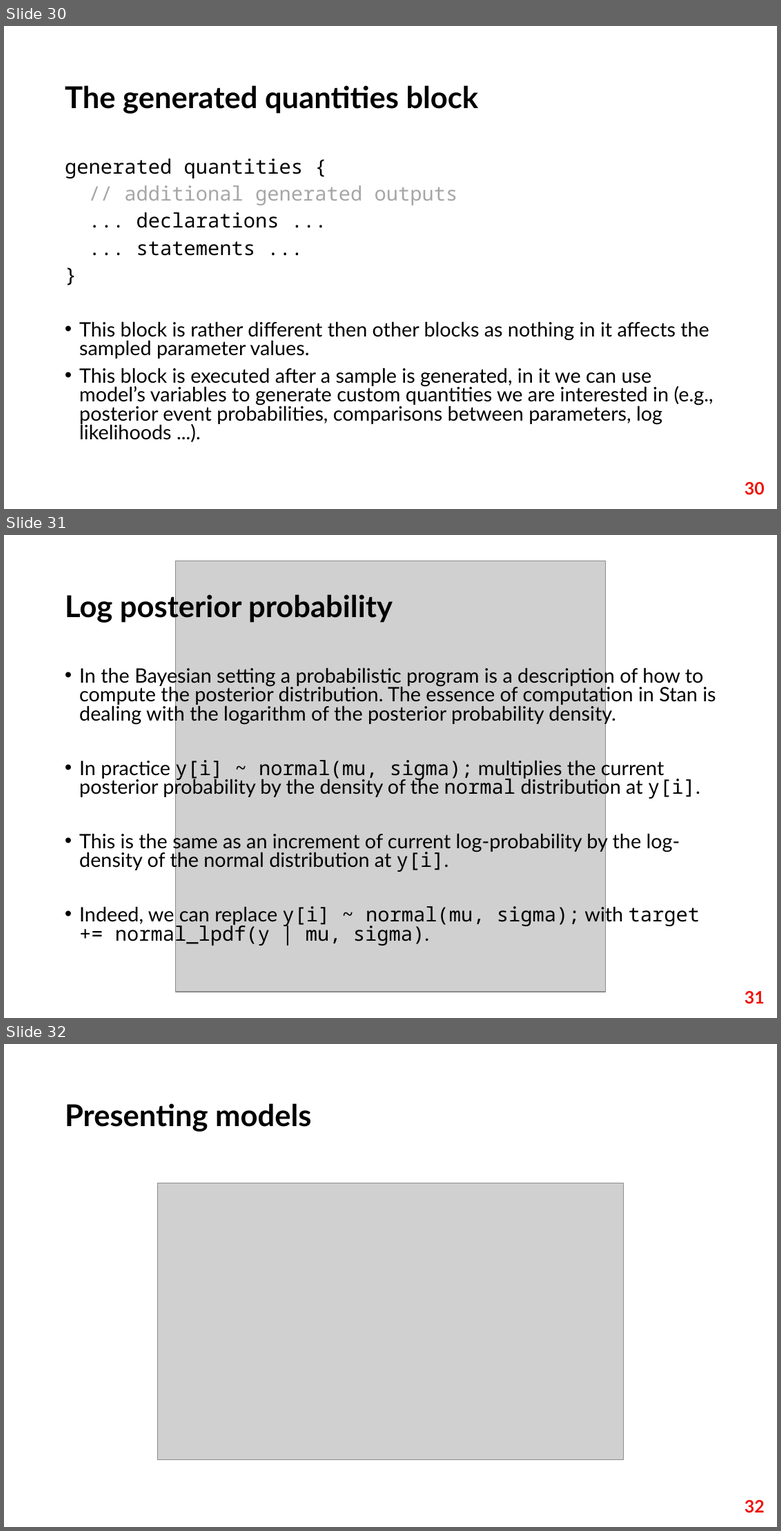
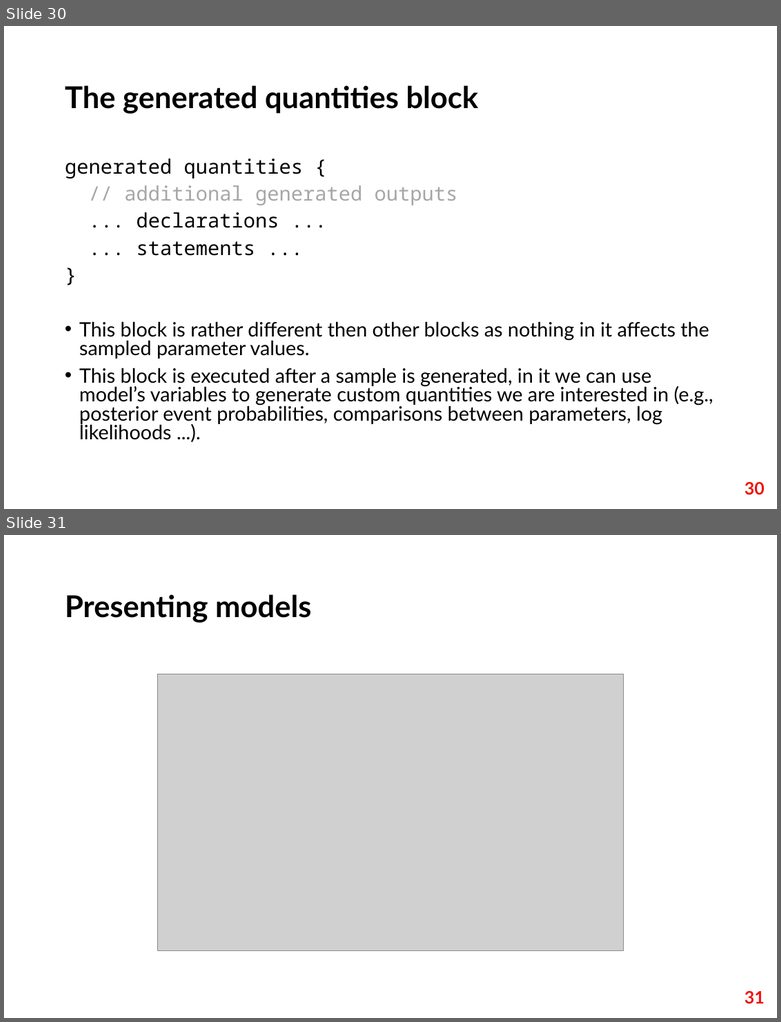
Before and after one commit to fri-datascience/course_bs, a slide deck: session_03_probabilistic_programming/probabilistic_programming.pptx. Shown one above the other, each under a label of ours: slides 30, 31 and 32 before the commit, slides 30 and 31 after it. The pictures are 781x1531 and 781x1022 pixels, drawn with LibreOffice and Linux fonts; fonts in the diff are those of the drawing; grey boxes stand for pictures. Boxes give left, top, right and bottom in pixels: in the first picture for what was removed or moved away, otherwise in the second. Text is boxed around its words. In the diff, an @@ line names an element or a change of style, - is before the commit and + after.

Commit message:
pptx tweak #2

```diff
--- a/session_03_probabilistic_programming/probabilistic_programming.pptx
+++ b/session_03_probabilistic_programming/probabilistic_programming.pptx
@@ slide 31 removed at [4,535,777,1018], background #FFFFFF @@
@@ picture removed at [176,561,605,992] @@
@@ title removed at [65,591,392,623] @@
-Log posterior probability
@@ text removed at [79,665,715,946] @@
-• In the Bayesian setting a probabilistic program is a description of how to compute the posterior distribution. The essence of computation in Stan is dealing with the logarithm of the posterior probability density.
-• In practice y[i] ~ normal(mu, sigma); multiplies the current posterior probability by the density of the normal distribution at y[i].
-• This is the same as an increment of current log-probability by the log-density of the normal distribution at y[i].
-• Indeed, we can replace y[i] ~ normal(mu, sigma); with target += normal_lpdf(y | mu, sigma).
@@ page number removed at [744,991,764,1004] @@
-31
@@ what was slide 32 is now slide 31 @@
@@ page number at [744,991,764,1004]: text changed @@
-32
+31
```
Also in this commit, not shown: 1 other file.
